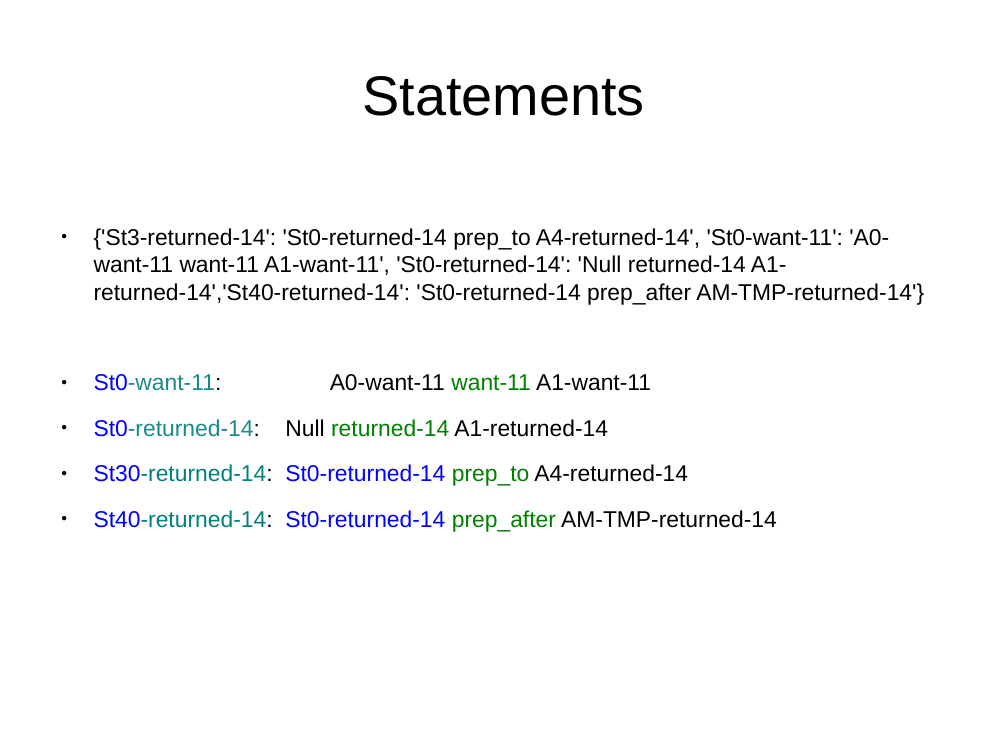
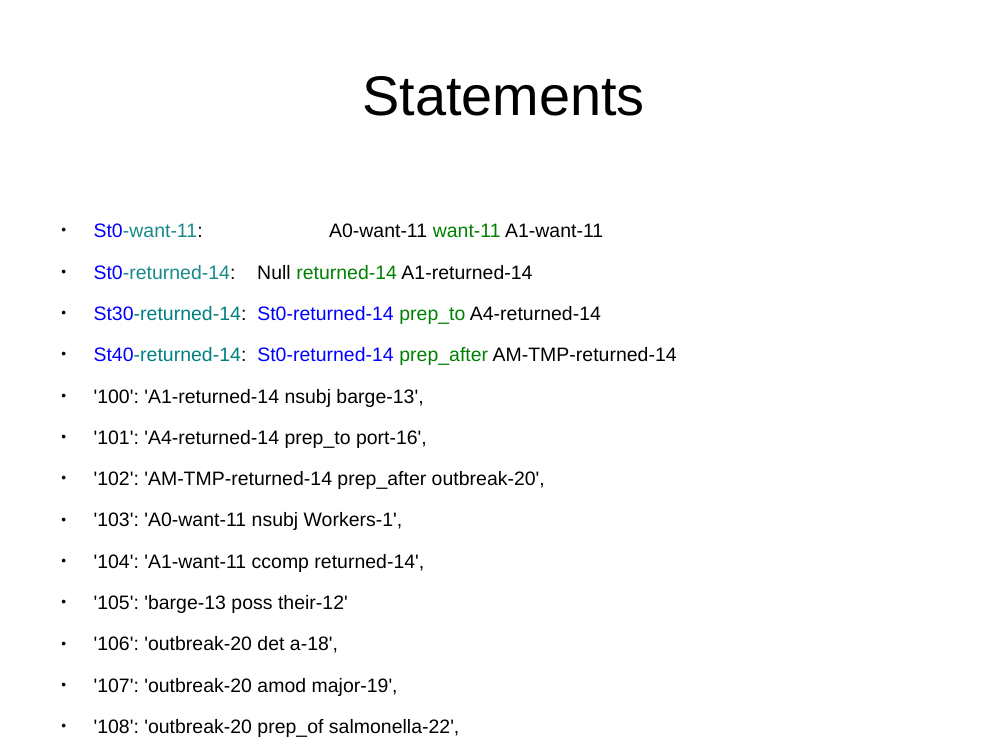
Before and after one commit to adreena/SemanticRoleMiner, a slide deck: slide 22 of testCases/TestCases.odp. Drawn at 1008x756 pixels with LibreOffice and Linux fonts; fonts in the diff are those of the drawing. Boxes give left, top, right and bottom in pixels: in the first picture for what was removed or moved away, otherwise in the second. Text is boxed around its words. In the diff, an @@ line names an element or a change of style, - is before the commit and + after.

Commit message:
redundancy in statements fixed

```diff
--- a/testCases/TestCases.odp
+++ b/testCases/TestCases.odp
@@ text at [94, 228, 924, 305]: paragraph removed @@
-● {'St3-returned-14': 'St0-returned-14 prep_to A4-returned-14', 'St0-want-11': 'A0-want-11 want-11 A1-want-11', 'St0-returned-14': 'Null returned-14 A1-returned-14','St40-returned-14': 'St0-returned-14 prep_after AM-TMP-returned-14'}
@@ text at [94, 223, 677, 365]: size 18 to 15.3 pt in "St0-want-11: A0-want-11 want-11 A1-want-11", "St0-returned-14: Null returned-14 A1-returned-14", "St30-returned-14: St0-returned-14 prep_to A4-returned-14", "St40-returned-14: St0-returned-14 prep_after AM-TMP-returned ..." @@
@@ text at [94, 389, 545, 737]: paragraphs added @@
+● '100': 'A1-returned-14 nsubj barge-13',
+● '101': 'A4-returned-14 prep_to port-16',
+● '102': 'AM-TMP-returned-14 prep_after outbreak-20',
+● '103': 'A0-want-11 nsubj Workers-1',
+● '104': 'A1-want-11 ccomp returned-14',
+● '105': 'barge-13 poss their-12'
+● '106': 'outbreak-20 det a-18',
+● '107': 'outbreak-20 amod major-19',
+● '108': 'outbreak-20 prep_of salmonella-22',
+● '109': 'outbreak-20 prep_of gastroenteritis-24',
+● '110': 'salmonella-22 conj_and gastroenteritis-24',
```
Also in this commit, not shown: 1 other slide changed, 5 slides added, 8 other files.
